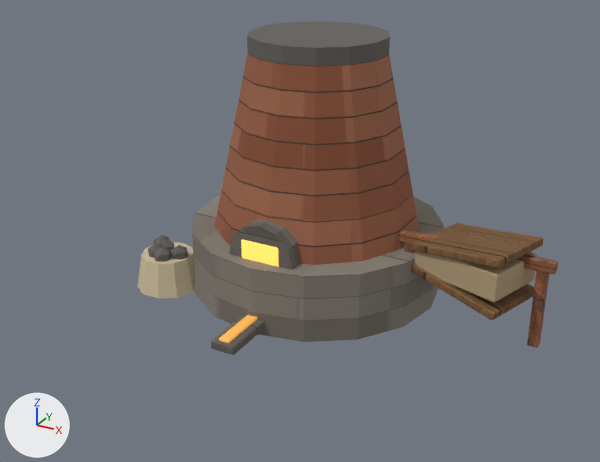
Before and after pictures for a commit that changed the glTF model assets/buildings-3d/models/smelter.glb.
One viewpoint serves both versions: a 50 mm camera at (3.25, -6.23, 3.57) aimed at (0.0, -0.32, 0.61). Arrows for +X, +Y and +Z are at lower left; the lights stay in place. The picture after the commit comes second. Where no turn or scale is listed for an object, it has been applied to the vertices. Vertices at exactly the same position are counted once.

Objects in the first picture: 'base', 'basket', 'belBeam', 'belBot', 'belMid', 'belPost', 'belTop', 'mouthGlow', 'mouthRing', 'shaft', 'shaftTop', 'tap' and 7 more.
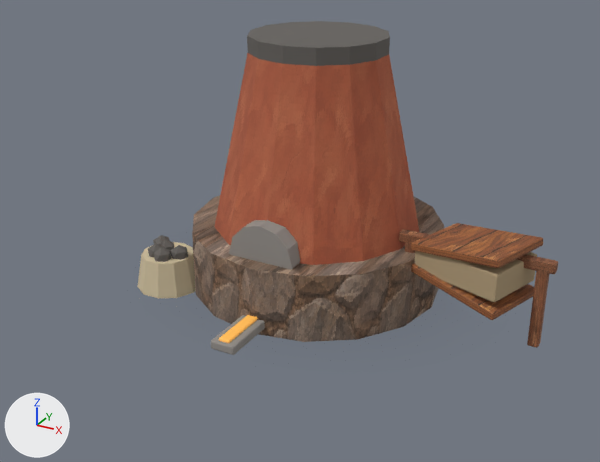
Location of each change, [x1, y1, x2, y2] in pixels of the pictures (600 x 462 px):
'shaft', recoloured
    both: [214, 53, 419, 265]
'base', recoloured
    both: [192, 195, 444, 342]
'belTop', recoloured
    both: [411, 223, 543, 268]
'mouthRing', recoloured (lighter)
    both: [229, 220, 300, 270]
'belBot', recoloured
    both: [411, 263, 534, 320]
'tap', recoloured (lighter)
    both: [211, 315, 265, 355]
'mouthGlow', reshaped (not visible afterwards)
    before: [241, 240, 279, 267]

The change, as a list of edits to the scene's bpy script:
```text
Add mat_planksv_005:
    mat_planksv_005 = bpy.data.materials.new('planksV.005')
    # uses the picture img_planks
    # uses the picture img_planks_n
    # uses the picture img_planks_r
Add mat_clay_005:
    mat_clay_005 = bpy.data.materials.new('clay.005')
    # uses the picture img_clay
    # uses the picture img_clay_n
    # uses the picture img_clay_r
Add mat_stonetrim_005:
    mat_stonetrim_005 = bpy.data.materials.new('stoneTrim.005')
    # uses the picture img_stone
    # uses the picture img_stone_n
    # uses the picture img_stone_r
Change me_cone_032:
    where me_cone_032.from_pydata(...)  # 32 vertices, 60 faces; spans x -1.15..1.15, y -1.15..1.15, z -0.3..0.3
    remove me_cone_032.materials.append(mat_stone_005)
    add me_cone_032.materials.append(mat_stonetrim_005)
Change me_cube_027:
    where me_cube_027.from_pydata(...)  # 56 vertices, 108 faces; spans x -0.493..0.493, y -0.421..0.421, z 0.361..0.559
    remove me_cube_027.materials.append(mat_wood1_005)
    add me_cube_027.materials.append(mat_planksv_005)
Change me_cube_025:
    where me_cube_025.from_pydata(...)  # 56 vertices, 108 faces; spans x -0.493..0.493, y -0.421..0.421, z 0.681..0.879
    remove me_cube_025.materials.append(mat_wood1_005)
    add me_cube_025.materials.append(mat_planksv_005)
Change me_cube_022:
    remove me_cube_022.from_pydata(...)  # 56 vertices, 108 faces; spans x -0.18..0.18, y -1.01..-0.93, z 0.47..0.77
    add me_cube_022.from_pydata(...)  # 56 vertices, 108 faces; spans x -0.13..0.13, y -0.97..-0.91, z 0.52..0.72
    me_cube_022 part 1: 56 of 56 vertices moved; they spanned x -0.18..0.18, y -1.01..-0.93, z 0.47..0.77 and now span x -0.13..0.13, y -0.97..-0.91, z 0.52..0.72; mean shift (0.0, 0.03, 0.0)
Change me_cone_035:
    where me_cone_035.from_pydata(...)  # 24 vertices, 44 faces; spans x -0.3..0.3, y -0.125..0.125, z -0.3..0.3
    remove me_cone_035.materials.append(mat_stonedark_005)
    add me_cone_035.materials.append(mat_darkstone_005)  # grey #95908b
Change me_cone_033:
    where me_cone_033.from_pydata(...)  # 28 vertices, 52 faces; spans x -0.93..0.93, y -0.95..0.95, z -0.8..0.8
    remove me_cone_033.materials.append(mat_claybrick_005)
    add me_cone_033.materials.append(mat_clay_005)
Change me_cube_023:
    where me_cube_023.from_pydata(...)  # 56 vertices, 108 faces; spans x -0.11..0.11, y -1.6..-0.9, z 0.06..0.14
    remove me_cube_023.materials.append(mat_stonedark_001)
    add me_cube_023.materials.append(mat_darkstone_001)  # grey #95908b
```
